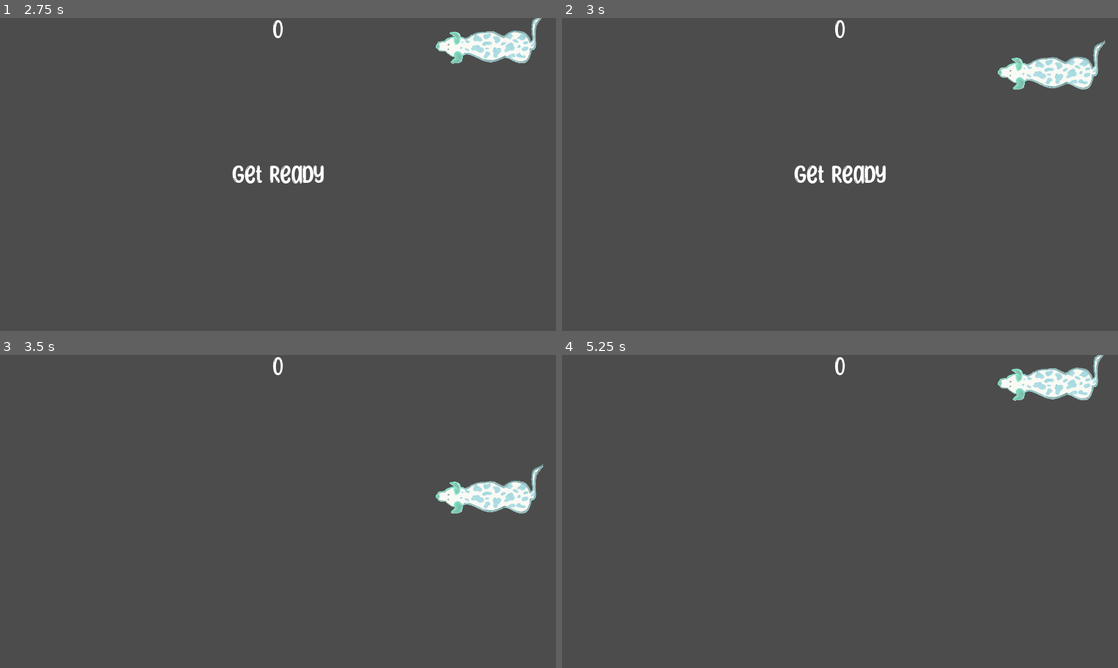
Above: before the commit, frames 1-4 (two rows, left to right).
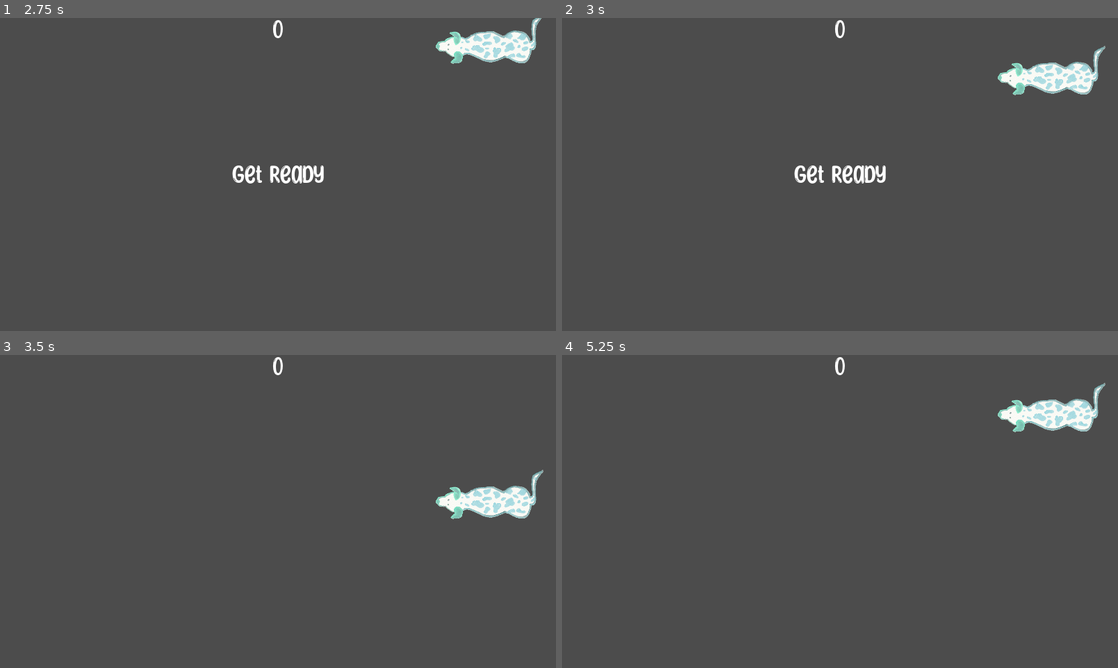
Above: after the commit, the same moments.

Repository: emmdie/dogGame
Game: Godot game, scene res://MainMenu.tscn
Same seed, same stepped clock (60 frames per second), same inputs: the game is played once before the commit and once after it.
Inputs (mouse positions are in pixels of both pictures, inside the frame that each line leads up to):
- Up to frame 1 (2.75 s): click "Play" at 0.5 s; click "Start" at 1.25 s; tap Enter (start_game) at 2, 2.1 s; move the mouse to (400, 158) at 2.02 s; hold Up (move_up) from 2.03 s (still down)
- Up to frame 2 (3 s): move the mouse to (728, 190) at 2.77 s; release Up (move_up) at 2.78 s; hold Down (move_down) from 2.78 s (still down); tap Enter (start_game) at 2.85 s
- Up to frame 3 (3.5 s): keep holding Down (move_down)
- Up to frame 4 (5.25 s): move the mouse to (895, 442) at 3.52 s; release Down (move_down) at 3.53 s; hold Up (move_up) 3.53-5.03 s; tap Enter (start_game) at 3.6, 4.35, 5, 5.1 s; move the mouse to (812, 574) at 4.27 s; move the mouse to (1006, 558) at 5.02 s; hold Down (move_down) from 5.03 s (still down)

Frame 1 is identical in both runs. In frame 2, 1.4% of the frame differs, in the area x 78-98%, y 7-25%; in frame 3, 1.4%; in frame 4, 2.9%, in the area x 78-98%, y 0-25%.

Commit message:
limited dog up and down movement to match fish and stone spawn locations

Diff:
--- a/Mafi.gd
+++ b/Mafi.gd
@@ -38,7 +38,7 @@
 		$AnimatedSprite.stop()
 
 	position += velocity * delta
-	position.y = clamp(position.y, 0, screen_size.y)
+	position.y = clamp(position.y, 72, screen_size.y - 75)
 
 
 
--- a/Main.tscn
+++ b/Main.tscn
@@ -20,6 +20,7 @@
 [node name="Main" type="Node"]
 script = ExtResource( 1 )
 __meta__ = {
+"_edit_horizontal_guides_": [ 656.0, 721.0, 74.0 ],
 "_edit_vertical_guides_": [ 1281.0 ]
 }
 stone_scene = ExtResource( 2 )
